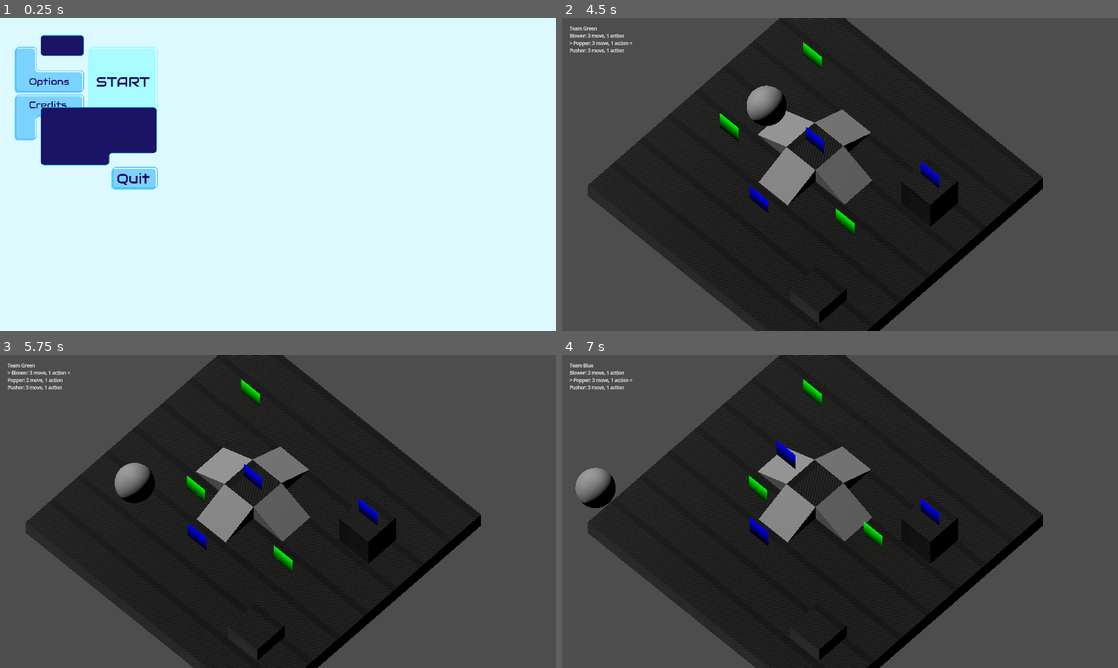
Above: before the commit, frames 1-4 (two rows, left to right).
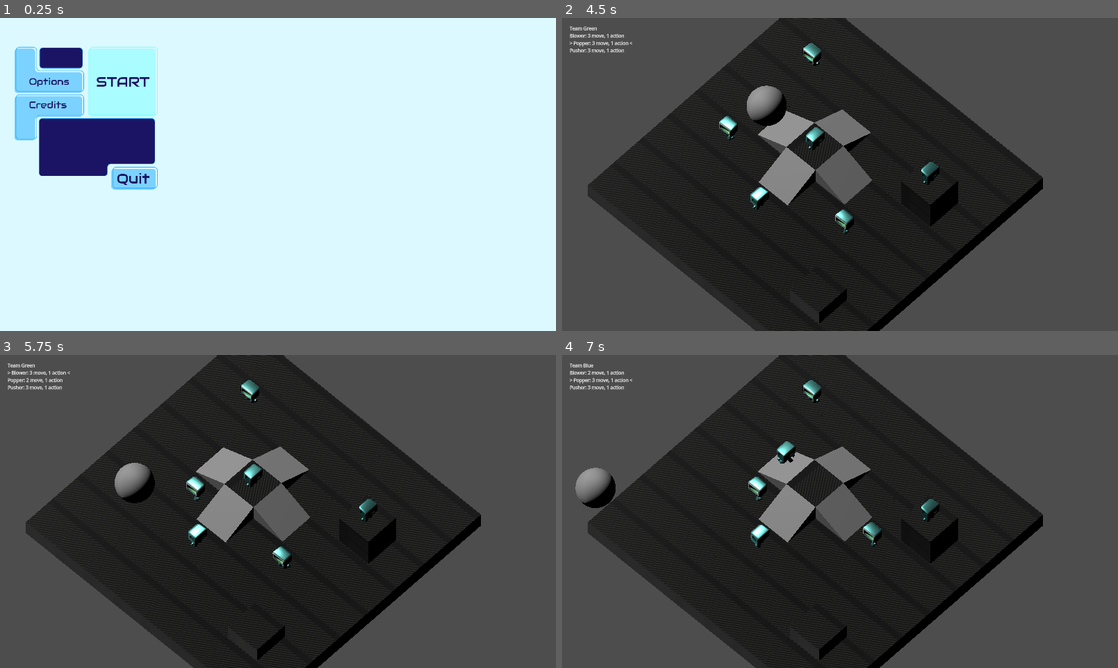
Above: after the commit, the same moments.

Repository: silverhammermba/ggj2025
Game: Godot game, scene res://Scenes/main_menu.tscn
Same seed, same stepped clock (60 frames per second), same inputs: the game is played once before the commit and once after it.
Inputs (mouse positions are in pixels of both pictures, inside the frame that each line leads up to):
- Up to frame 1 (0.25 s): no input
- Up to frame 2 (4.5 s): click "START" at 0.5 s; click "START" at 1.25 s; click "Options" at 2 s; click "Credits" at 2.75 s; move the mouse to (962, 158) at 3.52 s; hold D (move_right) 3.53-4.28 s; tap Right (next char) at 3.6, 4.35 s; click (962, 158) at 3.67 s; tap Enter (end_turn) at 4.25 s; move the mouse to (728, 190) at 4.27 s; hold S (move_down) from 4.28 s (still down)
- Up to frame 3 (5.75 s): move the mouse to (333, 442) at 5.02 s; release S (move_down) at 5.03 s; hold D (move_right) from 5.03 s (still down); tap Left (prev char) at 5.1 s
- Up to frame 4 (7 s): move the mouse to (812, 574) at 5.77 s; release D (move_right) at 5.78 s; hold W (move_up) 5.78-6.53 s; tap Enter (end_turn) at 5.85 s; click (812, 574) at 5.92 s; move the mouse to (1006, 558) at 6.52 s; hold A (move_left) from 6.53 s (still down); tap Right (next char) at 6.6 s

The runs differ from the first frame. In frame 1, 2.3% of the frame differs, in the area x 7-29%, y 5-51%; in frame 2, 1.2%; in frame 3, 1.2%; in frame 4, 1.2%.

Commit message:
add models and animations

Diff:
--- a/Scenes/main_menu.tscn
+++ b/Scenes/main_menu.tscn
@@ -38,10 +38,10 @@
 [node name="NinePatchRect" type="NinePatchRect" parent="."]
 custom_minimum_size = Vector2(150, 72)
 layout_mode = 1
-offset_left = 140.0
-offset_top = 59.0
-offset_right = 290.0
-offset_bottom = 131.0
+offset_left = 136.0
+offset_top = 102.0
+offset_right = 286.0
+offset_bottom = 174.0
 size_flags_horizontal = 0
 size_flags_vertical = 0
 texture = ExtResource("1_f7vu8")
@@ -265,10 +265,10 @@
 [node name="NinePatchRect2" type="NinePatchRect" parent="."]
 custom_minimum_size = Vector2(402, 200)
 layout_mode = 1
-offset_left = 140.0
-offset_top = 308.35
-offset_right = 542.0
-offset_bottom = 508.35
+offset_left = 134.0
+offset_top = 346.0
+offset_right = 536.0
+offset_bottom = 546.0
 size_flags_horizontal = 0
 size_flags_vertical = 0
 texture = ExtResource("6_b840e")
--- a/bubble.gd
+++ b/bubble.gd
@@ -46,7 +46,7 @@
 	hasVictim = true
 	victim = ch
 	victim.bubbleVictim = true
-	victim.animation.stop()
+	victim.model.stop()
 	animation.play("bob")
 
 	label.text = str(liveTime)
--- a/character.gd
+++ b/character.gd
@@ -1,7 +1,6 @@
 class_name Character extends Node3D
 
-@onready var animation: AnimationPlayer = $CharacterBody3D/AnimationPlayer
-@onready var sprite: Sprite3D = $CharacterBody3D/Sprite3D
+@onready var model: CharacterModel = $CharacterBody3D/Model
 var gridPos := Vector3i.ZERO
 var bubbleVictim = false
 
@@ -20,15 +19,16 @@
 func _ready() -> void:
 	match team:
 		0:
-			sprite.modulate = Color.GREEN
+			pass
 		1:
-			sprite.modulate = Color.BLUE
+			model.rotate_y(PI / 2)
 
 func deselect() -> void:
-	animation.stop()
+	# TODO: if your last action has animation, this cancels it. somehow wait for it to finish
+	model.stop()
 
 func select() -> void:
-	animation.play("bob")
+	model.walk()
 
 # reset character, return true if they need to respawn
 func new_turn(currentTeam: int) -> bool:
@@ -106,5 +106,6 @@
 		_: # collision with something we don't know how to handle
 			assert(obstacle == -1)
 
+	model.walk()
 	setPos(moveCoords, grid)
 	fall(grid)
--- a/character.tscn
+++ b/character.tscn
@@ -1,13 +1,9 @@
-[gd_scene load_steps=8 format=3 uid="uid://dgc7cu5viowl"]
+[gd_scene load_steps=7 format=3 uid="uid://dgc7cu5viowl"]
 
 [ext_resource type="Script" path="res://character.gd" id="1_kes5e"]
+[ext_resource type="PackedScene" uid="uid://v24so1xiv2je" path="res://character_model.tscn" id="2_ofvwj"]
 
 [sub_resource type="SphereShape3D" id="SphereShape3D_lnxdv"]
-
-[sub_resource type="Gradient" id="Gradient_2743f"]
-
-[sub_resource type="GradientTexture2D" id="GradientTexture2D_qepe6"]
-gradient = SubResource("Gradient_2743f")
 
 [sub_resource type="Animation" id="Animation_vnhop"]
 length = 0.001
@@ -53,12 +49,11 @@
 collision_layer = 2
 collision_mask = 0
 
+[node name="Model" parent="CharacterBody3D" instance=ExtResource("2_ofvwj")]
+transform = Transform3D(0.34, 0, 0, 0, 0.34, 0, 0, 0, 0.34, 0, -0.316156, 0)
+
 [node name="CollisionShape3D" type="CollisionShape3D" parent="CharacterBody3D"]
 shape = SubResource("SphereShape3D_lnxdv")
-
-[node name="Sprite3D" type="Sprite3D" parent="CharacterBody3D"]
-transform = Transform3D(-4.37114e-08, -1, 0, 1, -4.37114e-08, 0, 0, 0, 1, 0, 0, 0)
-texture = SubResource("GradientTexture2D_qepe6")
 
 [node name="AnimationPlayer" type="AnimationPlayer" parent="CharacterBody3D"]
 libraries = {
--- /dev/null
+++ b/character_model.gd
@@ -0,0 +1,22 @@
+class_name CharacterModel extends Node3D
+
+@onready var animations: AnimationPlayer = $AnimationPlayer
+
+
+func walk() -> void:
+	animations.play("WalkCycle")
+
+func pop() -> void:
+	animations.play("Pop")
+
+func push() -> void:
+	animations.play("Push")
+
+func blow() -> void:
+	animations.play("BubbleBlow")
+
+func idle() -> void:
+	animations.play("Idle")
+
+func stop() -> void:
+	animations.stop()
--- /dev/null
+++ b/character_model.tscn
@@ -0,0 +1,26 @@
+[gd_scene load_steps=3 format=3 uid="uid://v24so1xiv2je"]
+
+[ext_resource type="PackedScene" uid="uid://dnwqhj7cxf4o0" path="res://Assets/Generalist.glb" id="1_i7v2w"]
+[ext_resource type="Script" path="res://character_model.gd" id="2_wla4q"]
+
+[node name="CharacterModel" instance=ExtResource("1_i7v2w")]
+script = ExtResource("2_wla4q")
+
+[node name="Skeleton3D" parent="Armature1" index="0"]
+bones/0/position = Vector3(0, -0.00778169, 0)
+bones/0/rotation = Quaternion(-0.707107, 0, 0, 0.707107)
+bones/1/rotation = Quaternion(0.707107, 0, 0, 0.707107)
+bones/3/rotation = Quaternion(-9.64811e-08, -5.30422e-08, -0.791476, 0.6112)
+bones/4/rotation = Quaternion(-3.64421e-08, 1.77103e-07, -0.219496, 0.975613)
+bones/5/rotation = Quaternion(7.3948e-10, 1.05043e-08, -0.0284279, 0.999596)
+bones/6/rotation = Quaternion(-9.64811e-08, 5.30422e-08, 0.791476, 0.6112)
+bones/7/rotation = Quaternion(-3.64421e-08, -1.77103e-07, 0.219496, 0.975613)
+bones/8/rotation = Quaternion(7.3948e-10, -1.05043e-08, 0.0284279, 0.999596)
+bones/10/rotation = Quaternion(-6.77238e-08, 3.95513e-08, -0.0142813, 0.999898)
+bones/13/rotation = Quaternion(-0.74132, -3.24188e-08, 1.93066e-07, 0.671152)
+bones/14/rotation = Quaternion(-0.0492569, -3.58439e-08, 1.51826e-08, 0.998786)
+bones/16/rotation = Quaternion(-0.74132, 3.24188e-08, -1.93066e-07, 0.671152)
+bones/17/rotation = Quaternion(-0.0492569, 3.58439e-08, -1.51826e-08, 0.998786)
+
+[node name="Head1" parent="Armature1/Skeleton3D" index="0"]
+transform = Transform3D(1.26834, -4.47614e-09, -1.27377e-14, 5.90619e-09, 0.961245, -2.54754e-14, 0, 0, 0.896337, -9.31323e-09, 2.02427, 2.4869e-14)
--- a/game.gd
+++ b/game.gd
@@ -114,14 +114,17 @@
 					if currentCharacter.grid_dist(clickedGridPosition) <= bubbleRange:
 						if spawn_bubble(clickedGridPosition):
 							currentCharacter.actions -= 1
+							currentCharacter.model.blow()
 				else:
 					var bubble := result["collider"].get_parent() as Bubble
 					if currentCharacter.classPopper and currentCharacter.grid_dist(bubble.gridPos) <= popRange:
 						bubble.pop(gridMap)
 						currentCharacter.actions -= 1
+						currentCharacter.model.pop()
 					elif (currentCharacter.classPusher and currentCharacter.grid_dist(bubble.gridPos) <= pushRange):
 						bubble.push(currentCharacter.gridPos, gridMap)
 						currentCharacter.actions -= 1
+						currentCharacter.model.push()
 
 func spawn_bubble(pos: Vector3i) -> bool:
 	for ch in characters:
Binary file added: Assets/Generalist.glb
Not shown, added: Assets/Generalist.glb.import
Binary file added: Assets/Generalist_FaceTexture1.png
Not shown, added: Assets/Generalist_FaceTexture1.png.import
